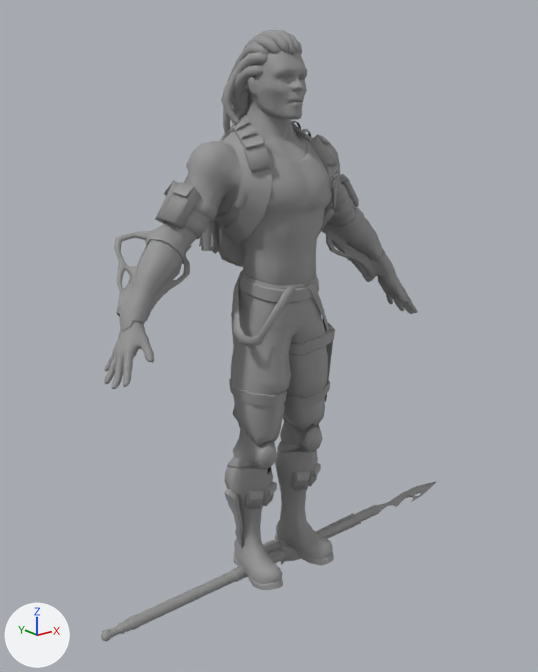
Before and after pictures for a commit that changed the COLLADA model media/models/demo7/mesh_chr.DAE.
Before and after are seen from a 50 mm camera at (-1.64, -2.03, 1.74) aimed at (0.05, 0.09, 0.89). Lighting does not change. The marker at lower left points along +X, +Y and +Z. Where no turn or scale is listed for an object, it has been applied to the vertices.

The first picture shows 'Hair', 'Items', 'body', 'bone_harpoon_01', 'bone_harpoon_02', 'wpn_gun', 'wpn_harpoon', 'wpn_knife', 'wpn_machete'.
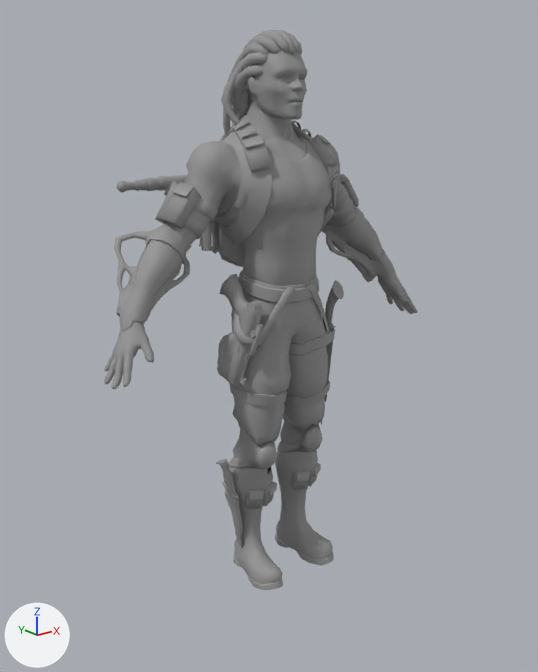
Boxes [x1, y1, x2, y2] around the edits, measured in the pictures (538 x 672 px):
'bone_harpoon_02', moved, turned: before [101, 571, 236, 642]; after [116, 178, 161, 192]
'wpn_gun', moved, turned: before [265, 541, 301, 562]; after [217, 274, 262, 380]
'wpn_gun02', moved, turned: before [263, 540, 279, 549]; after [227, 309, 263, 386]
'bone_harpoon_01', moved, turned (not visible afterwards): before [318, 481, 437, 538]
'wpn_machete', moved, turned: before [281, 513, 361, 565]; after [320, 280, 344, 425]
'wpn_harpoon', moved, turned: before [231, 549, 285, 582]; after [157, 175, 187, 191]
'wpn_knife', moved, turned: before [279, 528, 326, 549]; after [216, 459, 239, 530]

The change in detail:
Object 'wpn_machete' (ob_wpn_machete) moves from (0.0, 0.0, -0.01) to (0.174, -0.112, 1.024).
Object 'wpn_machete' (ob_wpn_machete) turns from (-90, 0, 0) to (-106, 75, 62) degrees about x, y and z.
Object 'wpn_knife' (ob_wpn_knife) moves from (0.0, 0.0, -0.01) to (-0.219, -0.009, 0.422).
Object 'wpn_knife' (ob_wpn_knife) turns from (-90, 0, 0) to (-170, 78, 10) degrees about x, y and z.
Object 'wpn_harpoon' (ob_wpn_harpoon) turns from (-90, 0, 0) to (0, 0, 0) degrees about x, y and z.
Object 'wpn_harpoon' (ob_wpn_harpoon) moves from (0.0, 0.0, -0.01) to (-0.098, 0.27, 1.475).
Object 'bone_harpoon_02' (ob_bone_harpoon_02) moves from (-0.6, 0.0, 0.0) to (-0.2, 0.0, 0.0).
Object 'bone_harpoon_01' (ob_bone_harpoon_01) moves from (0.6, 0.0, 0.0) to (0.2, 0.0, 0.0).
Object 'wpn_gun' (ob_wpn_gun) moves from (0.0, 0.0, -0.01) to (-0.194, -0.062, 1.026).
Object 'wpn_gun' (ob_wpn_gun) turns from (-90, 0, 0) to (23, 106, -59) degrees about x, y and z.
